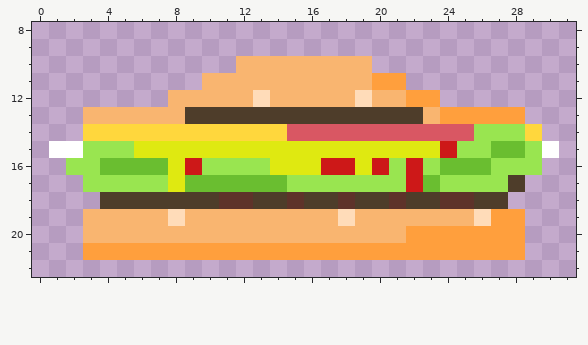
File history of a pixel-art file, assets/images/environment/kitchen/ingredients/burger_2d.aseprite. The picture above was drawn from the file before the commit.
32x32 pixels, 1 frame. Shown: x 0..31, y 8..22.
New version:
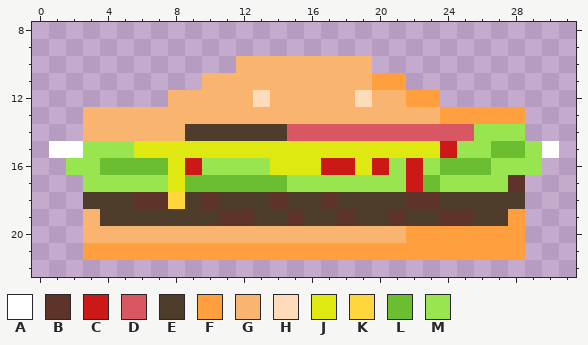
Palette (. is transparent): A #ffffff  B #5e332a  C #cd1818  D #d95763  E #4e3d2a  F #ff9f3d  G #f9b570  H #ffdcb9  J #dfe911  K #ffd73d  L #6abe30  M #99e550
Commit message: fix throw and adjust burger2d sprites
What changed:
{"where": "layers \"cheese\", \"burger\""}
{"y":13,"x":9,"old":"EEEEEEEEEEEEEE","new":"GGGGGGGGGGGGGG"}
{"y":14,"x":3,"old":"KKKKKKKKKKKK","new":"GGGGGGEEEEEE"}
{"y":14,"x":29,"old":"K","new":"."}
{"y":17,"x":28,"old":"E","new":"B"}
{"y":18,"x":3,"old":".","new":"E"}
{"y":18,"x":6,"old":"EEE","new":"BBK"}
{"y":18,"x":10,"old":"EBB","new":"BEE"}
{"y":18,"x":14,"old":"EB","new":"BE"}
{"y":18,"x":17,"old":"EB","new":"BE"}
{"y":18,"x":21,"old":"BEEBB","new":"EBBEE"}
{"y":18,"x":28,"old":".","new":"E"}
{"y":19,"x":4,"old":"GGGGHGGGGGGGGGHGGGGGGGHF","new":"EEEEEEEBBEEBEEBEEBEEBBEE"}
{"label":"changed","picture_box":[83,107,542,226]}
